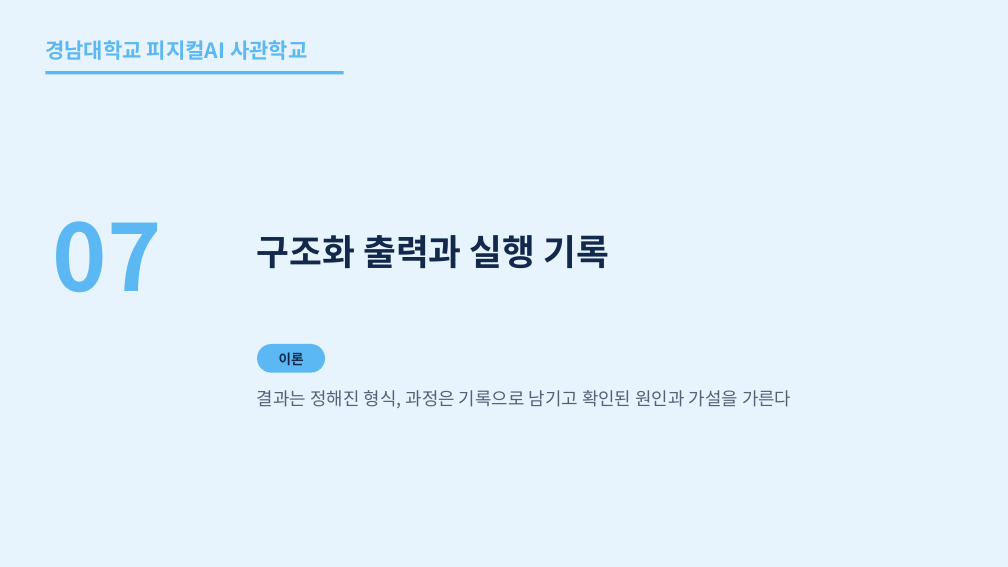
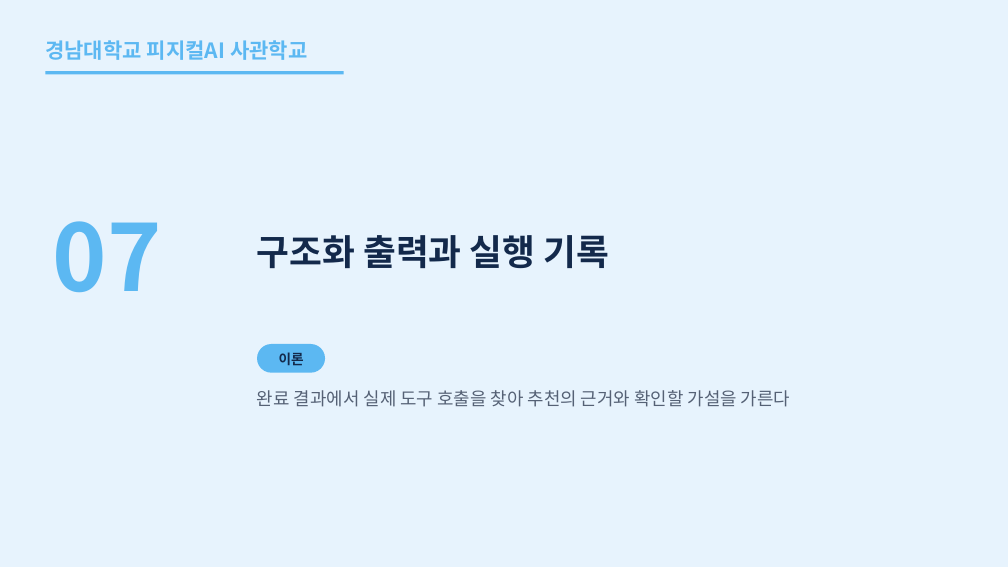
Before and after one commit to uengine-oss/hyd-iot-edu, a slide deck: slide 53 of workspace/강의제작/산출물/통합반/이론/05회차/통합반_05일차.pptx. Drawn at 1008x567 pixels with LibreOffice and Linux fonts; fonts in the diff are those of the drawing. Boxes give left, top, right and bottom in pixels: in the first picture for what was removed or moved away, otherwise in the second. Text is boxed around its words. In the diff, an @@ line names an element or a change of style, - is before the commit and + after.

Commit message:
통합반 5회차 53~60장의 구조화 출력과 실행 기록을 공식 화면·낭독과 맞춘다

```diff
--- a/workspace/강의제작/산출물/통합반/이론/05회차/통합반_05일차.pptx
+++ b/workspace/강의제작/산출물/통합반/이론/05회차/통합반_05일차.pptx
@@ text at box(257, 390, 790, 407): text changed @@
-결과는 정해진 형식, 과정은 기록으로 남기고 확인된 원인과 가설을 가른다
+완료 결과에서 실제 도구 호출을 찾아 추천의 근거와 확인할 가설을 가른다
```
Also in this commit, not shown: 7 other slides changed, 31 other files.
